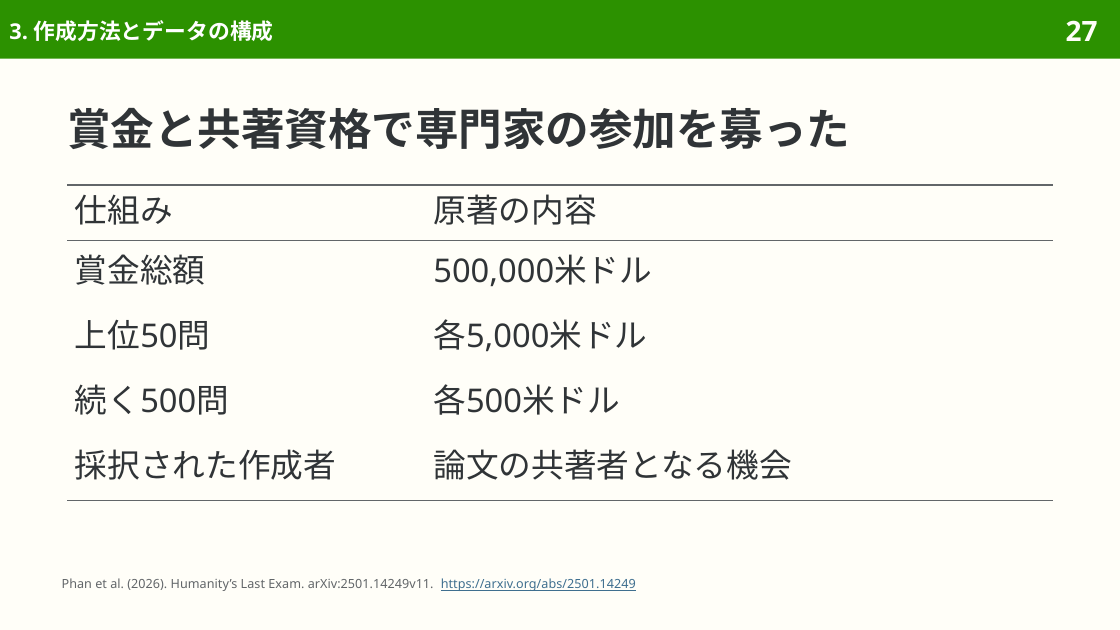
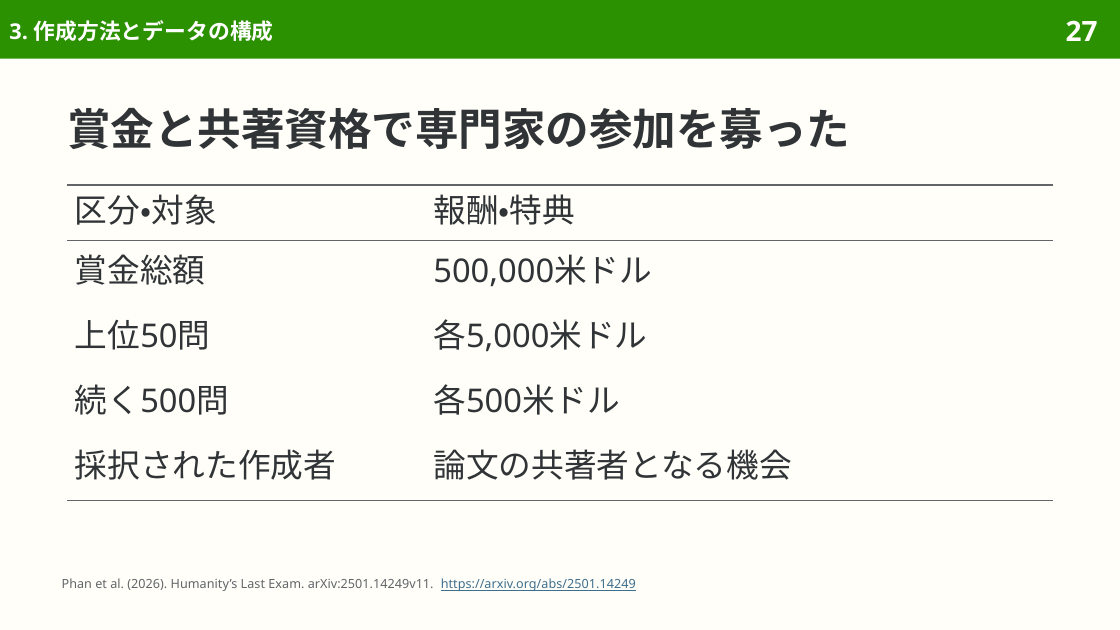
Before and after one commit to sasakiy84/datasets-in-10-minutes, a slide deck: slide 27 of slides/datasets-in-10-minutes-hle.pptx. Drawn at 1120x630 pixels with LibreOffice and Linux fonts; fonts in the diff are those of the drawing. Boxes give left, top, right and bottom in pixels: in the first picture for what was removed or moved away, otherwise in the second. Text is boxed around its words. In the diff, an @@ line names an element or a change of style, - is before the commit and + after.

```diff
--- a/slides/datasets-in-10-minutes-hle.pptx
+++ b/slides/datasets-in-10-minutes-hle.pptx
@@ table at bbox=[67, 185, 1053, 501] @@
-row 1, column 1: 仕組み
+row 1, column 1: 区分・対象
-row 1, column 2: 原著の内容
+row 1, column 2: 報酬・特典
```
Also in this commit, not shown: 14 other slides changed, 7 other files.
